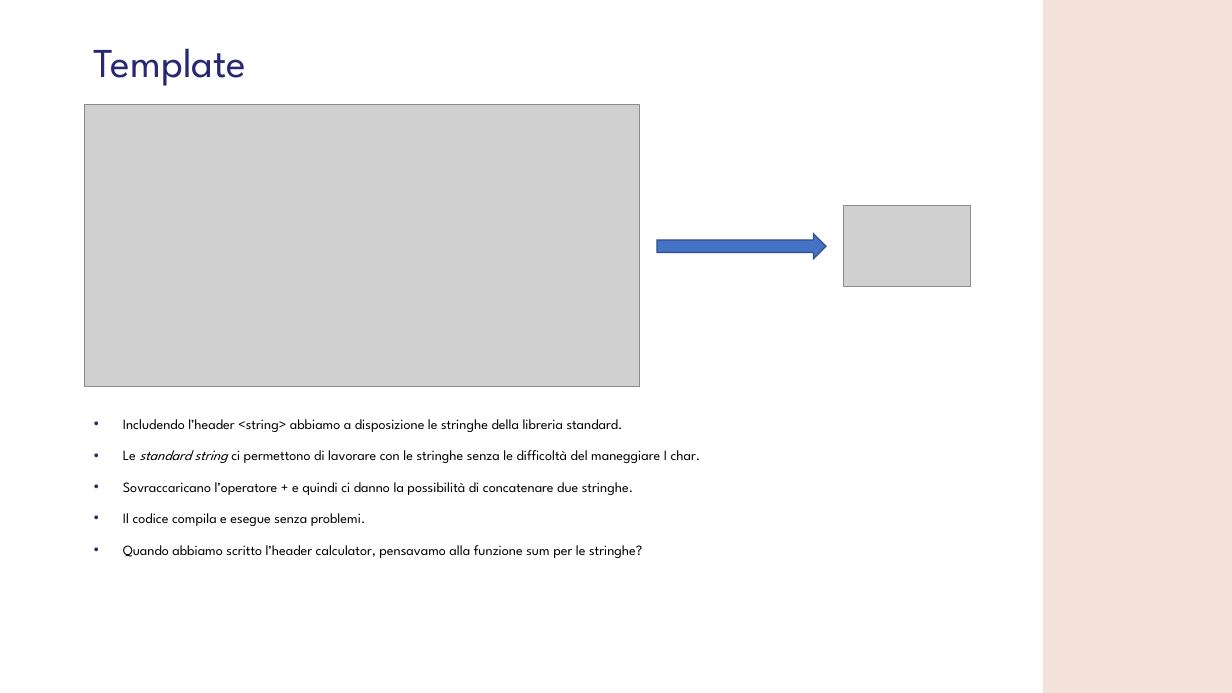
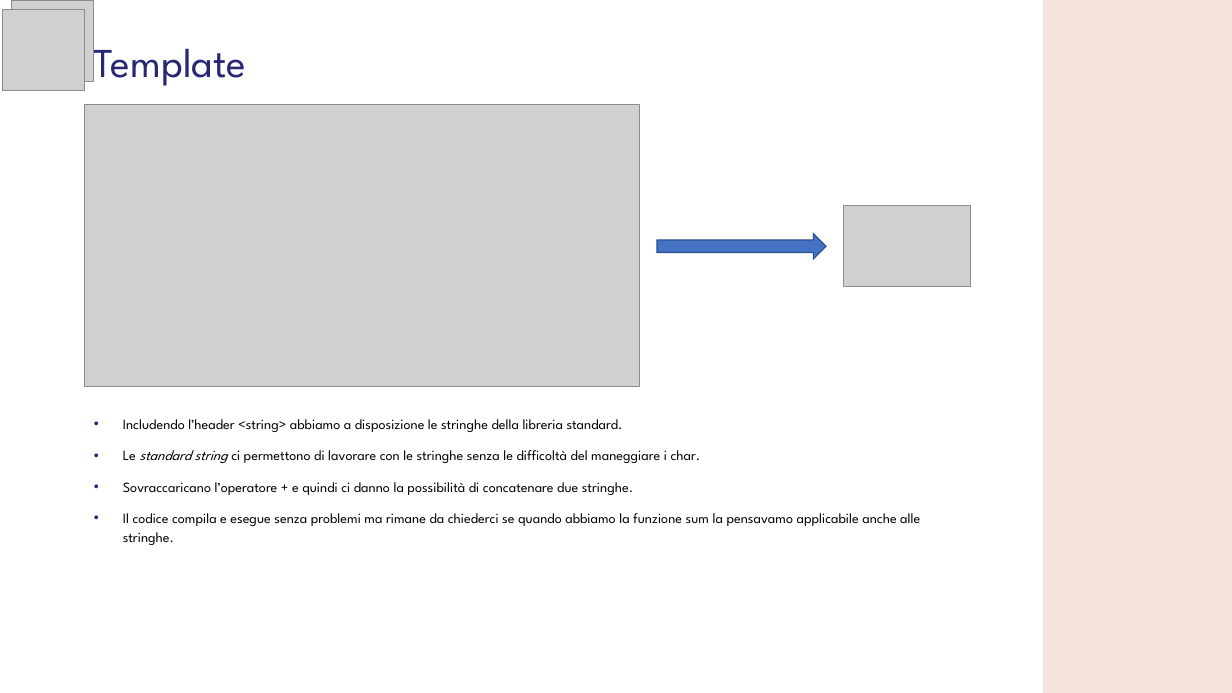
Before and after one commit to GMATZEU42/WS, a slide deck: slide 6 of WS04/WS_4.odp. Drawn at 1232x693 pixels with LibreOffice and Linux fonts; fonts in the diff are those of the drawing; grey boxes stand for pictures; background and template pictures are left out. Boxes give left, top, right and bottom in pixels: in the first picture for what was removed or moved away, otherwise in the second. Text is boxed around its words. In the diff, an @@ line names an element or a change of style, - is before the commit and + after.

```diff
--- a/WS04/WS_4.odp
+++ b/WS04/WS_4.odp
@@ picture added at (3, 9, 85, 91) @@
@@ picture added at (12, 0, 94, 82) @@
@@ text at (123, 513, 920, 545): text changed @@
-• Il codice compila e esegue senza problemi.
-• Quando abbiamo scritto l’header calculator, pensavamo alla funzione sum per le stringhe?
+• Il codice compila e esegue senza problemi ma rimane da chiederci se quando abbiamo la funzione sum la pensavamo applicabile anche alle stringhe.
```
Also in this commit, not shown: 2 other slides changed, 4 slides added, 4 slides removed.
